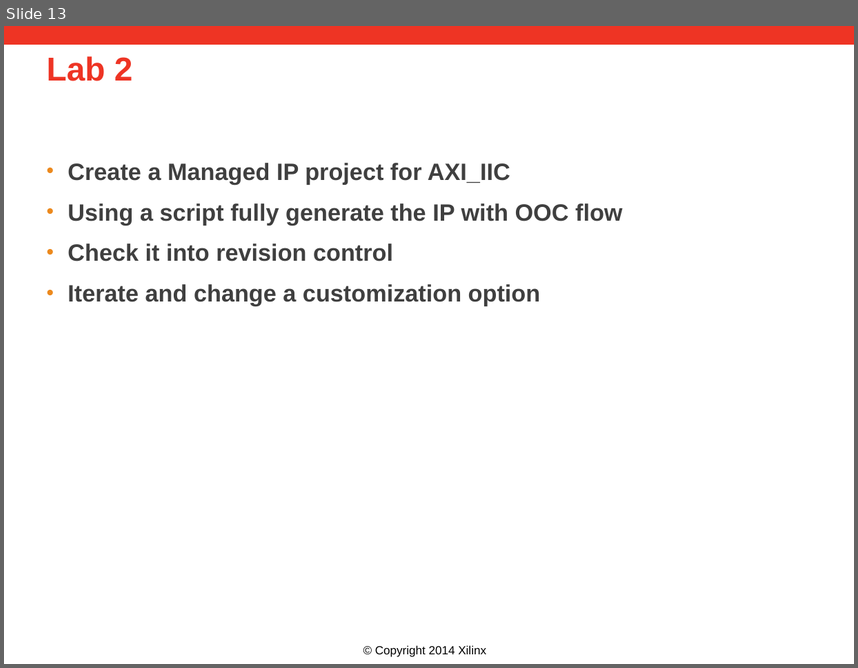
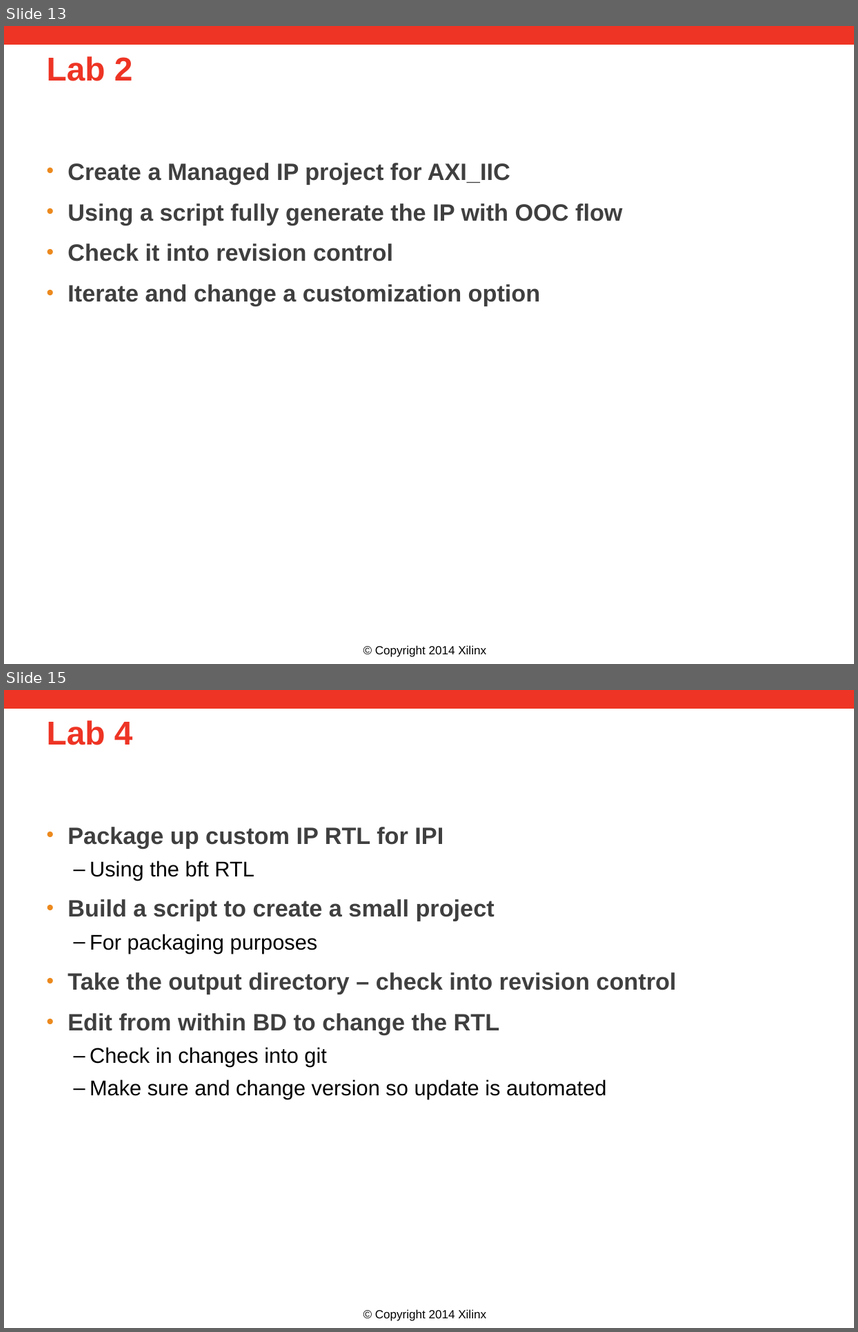
Before and after one commit to Xilinx/revCtrl, a slide deck: doc/versionControl.pptx. Shown one above the other, each under a label of ours: slide 13 before the commit, slides 13 and 15 after it; the slides between them are not shown. The pictures are 858x668 and 858x1332 pixels, drawn with LibreOffice and Linux fonts; fonts in the diff are those of the drawing; background and template pictures are left out. Boxes give left, top, right and bottom in pixels: in the first picture for what was removed or moved away, otherwise in the second. Text is boxed around its words. In the diff, an @@ line names an element or a change of style, - is before the commit and + after.

Commit message:
updated powerpoint, makefile and project setup

```diff
--- a/doc/versionControl.pptx
+++ b/doc/versionControl.pptx
@@ slide 15 added at [4, 690, 854, 1328], background #FFFFFF; not listed: 2 template elements that a slide beside it also shows @@
@@ title added at [47, 720, 133, 745], 28 pt, text #EE3424, bold @@
+Lab 4
@@ text added at [67, 827, 676, 1099], 20 pt, text #3F3F3F, bold @@
+• Package up custom IP RTL for IPI
+  – Using the bft RTL
+• Build a script to create a small project
+  – For packaging purposes
+• Take the output directory – check into revision control
+• Edit from within BD to change the RTL
+  – Check in changes into git
+  – Make sure and change version so update is automated
```
Also in this commit, not shown: 2 slides changed, 2 other slides added, 2 other files.
